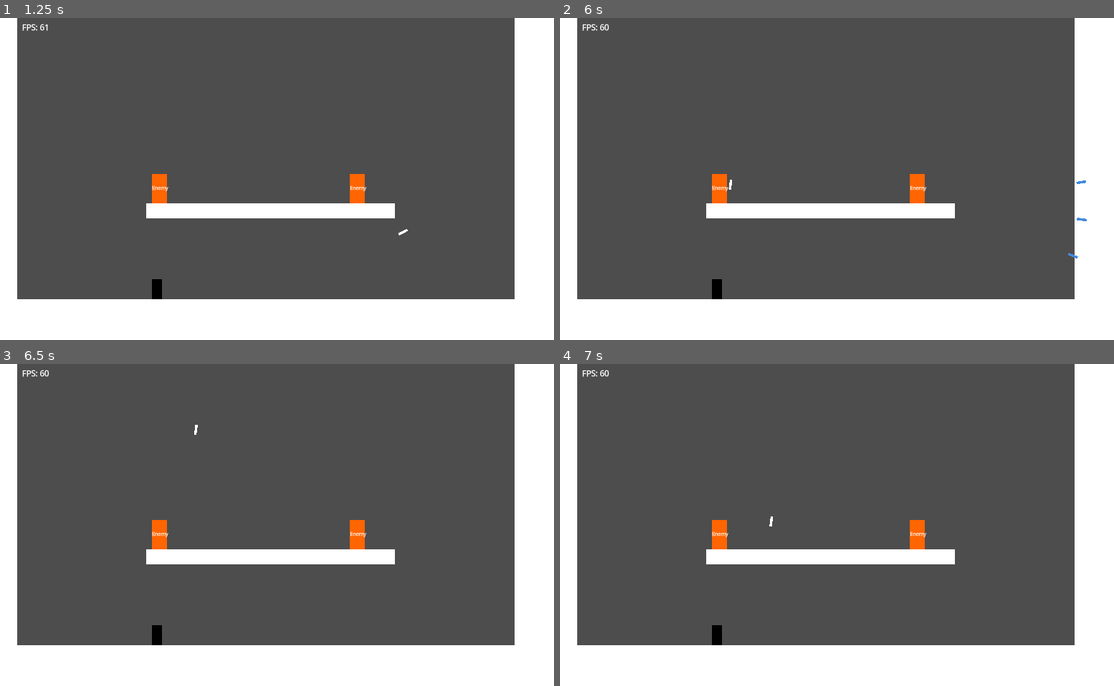
Above: before the commit, frames 1-4 (two rows, left to right).
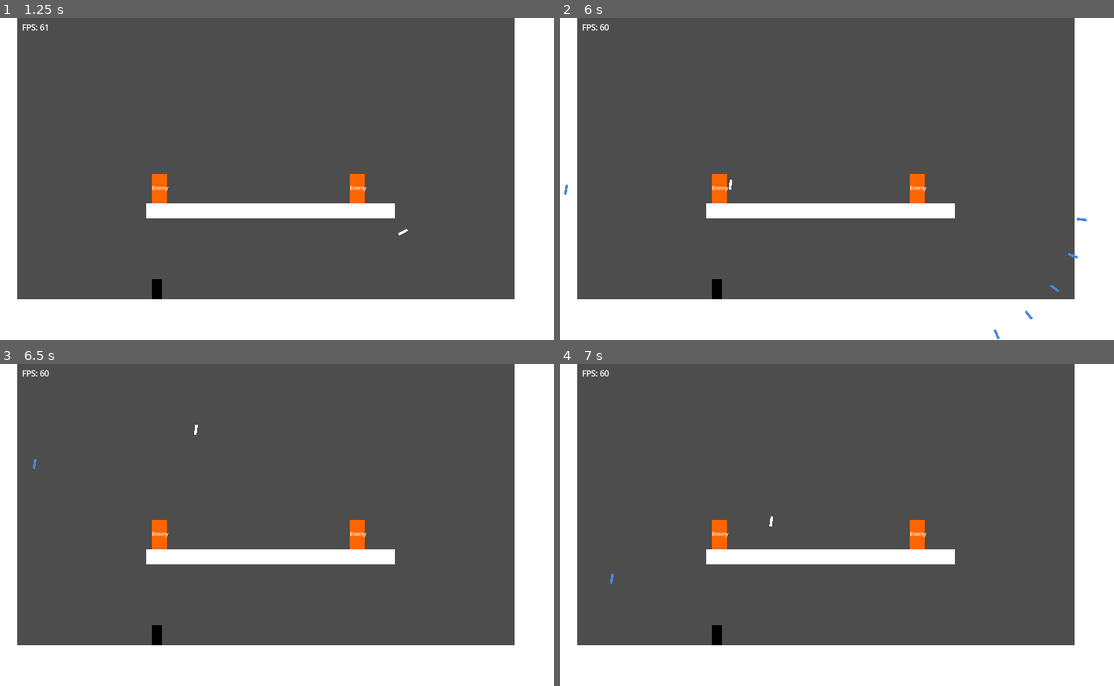
Above: after the commit, the same moments.

Repository: hpi-swa-lab/godot-pronto
Game: Godot game, scene res://prototypes/i2w1-Terraria-Bow.tscn
Two runs of this game, one before a commit and one after it. Both use one fixed random seed, a clock stepped at 60 frames per second and the inputs below. The project has no main scene, so this scene is started directly.
Inputs (mouse positions are in pixels of both pictures, inside the frame that each line leads up to):
- Up to frame 1 (1.25 s): tap Enter at 0.5 s; move the mouse to (393, 162) at 0.52 s; hold Right (ui_right) from 0.53 s (still down); tap J at 0.6 s; click (393, 162) at 0.67 s; tap Up (ui_up) at 0.77 s
- Up to frame 2 (6 s): release Right (ui_right) at 1.25 s; tap Space at 1.25, 4.25, 5.75 s; drag from (715, 195) to (798, 243) at 1.27 s; move the mouse to (886, 108) at 2.02 s; hold Left (ui_left) 2.03-2.75 s; tap I at 2.1 s; tap Enter at 2.75, 5 s; drag from (798, 243) to (654, 130) at 2.77 s; move the mouse to (997, 227) at 3.52 s; hold Right (ui_right) 3.53-4.25 s; tap Tab at 3.6 s; tap Up (ui_up) at 3.77 s; drag from (654, 130) to (742, 98) at 4.27 s; move the mouse to (853, 179) at 5.02 s; hold Right (ui_right) 5.03-5.75 s; tap Keypad Enter at 5.1 s; click (853, 179) at 5.17 s; drag from (742, 98) to (715, 195) at 5.77 s
- Up to frame 3 (6.5 s): no input
- Up to frame 4 (7 s): move the mouse to (953, 508) at 6.52 s; hold Left (ui_left) from 6.53 s (still down); tap L at 6.6 s; tap Up (ui_up) at 6.77 s

Frame 1 is identical in both runs. In frame 2, less than 0.1% of the frame differs, in the area x 0-95%, y 50-100%; in frame 3, less than 0.1%; in frame 4, less than 0.1%.

Commit message:
add various value sliders

Diff:
--- a/prototypes/i2w1-Terraria-Bow.tscn
+++ b/prototypes/i2w1-Terraria-Bow.tscn
@@ -93,12 +93,13 @@
 only_if = "return true"
 expression = "var children = get_parent().get_node(\"Player\").get_children()
 var spawner = from.get_node(\"Spawner\")
-var step = deg_to_rad(15)
-var angle = -step
-for x in children:
-	var arrow = x.get_node(\"Arrow\")
+var arrow_count = from.get_node(\"NumberOfArrows\").value
+var step = deg_to_rad(from.get_node(\"SplitAngle\").value)
+var angle = -step * (arrow_count-1) / 2
+for child in children:
+	var arrow = child.get_node(\"Arrow\")
 	if arrow:
-		for i in range(3):
+		for i in range(arrow_count):
 			var direction = arrow.get_node(\"Move\").velocity.rotated(angle)
 			var position = arrow.global_position
 			angle += step
@@ -219,49 +220,63 @@
 to = 100.0
 value = 20.0
 
-[node name="Key" type="Node2D" parent="."]
+[node name="SplitButton" type="Node2D" parent="."]
 position = Vector2(452, 552)
 script = ExtResource("9_x4p0j")
 key = "Space"
 metadata/pronto_connections = [SubResource("Resource_ymhtu")]
 
-[node name="Spawner" type="Node2D" parent="Key"]
+[node name="Spawner" type="Node2D" parent="SplitButton"]
 position = Vector2(26, -15)
 script = ExtResource("3_uh4a8")
 metadata/pronto_connections = [SubResource("Resource_ap4bs")]
 
-[node name="SplitArrow" type="RigidBody2D" parent="Key/Spawner"]
+[node name="SplitArrow" type="RigidBody2D" parent="SplitButton/Spawner"]
 position = Vector2(36, 0)
 
-[node name="Placeholder" type="Node2D" parent="Key/Spawner/SplitArrow"]
+[node name="Placeholder" type="Node2D" parent="SplitButton/Spawner/SplitArrow"]
 script = ExtResource("2_nrhwd")
 color = Color(0.258824, 0.541176, 0.870588, 1)
 placeholder_size = Vector2(20, 5)
 
-[node name="Move" type="Node2D" parent="Key/Spawner/SplitArrow"]
+[node name="Move" type="Node2D" parent="SplitButton/Spawner/SplitArrow"]
 position = Vector2(24, -1)
 script = ExtResource("5_h05ko")
 acceleration = 20.0
 friction = 1.0
 rotated = true
 
-[node name="SplitArrowDamage" type="Node2D" parent="Key/Spawner/SplitArrow"]
+[node name="SplitArrowDamage" type="Node2D" parent="SplitButton/Spawner/SplitArrow"]
 position = Vector2(-137, -507)
 script = ExtResource("9_kml0a")
 to = 100.0
 value = 10.0
 
-[node name="EnemyCollision" type="Node2D" parent="Key/Spawner/SplitArrow"]
+[node name="EnemyCollision" type="Node2D" parent="SplitButton/Spawner/SplitArrow"]
 position = Vector2(21, -35)
 script = ExtResource("7_cog4u")
 limit_to_group = "enemy"
 metadata/pronto_connections = [SubResource("Resource_a7dwx"), SubResource("Resource_5h7l5")]
 
-[node name="WallCollision" type="Node2D" parent="Key/Spawner/SplitArrow"]
+[node name="WallCollision" type="Node2D" parent="SplitButton/Spawner/SplitArrow"]
 position = Vector2(40, 18)
 script = ExtResource("7_cog4u")
 limit_to_group = "ground"
 metadata/pronto_connections = [SubResource("Resource_spt21")]
+
+[node name="NumberOfArrows" type="Node2D" parent="SplitButton"]
+position = Vector2(-256, -521)
+script = ExtResource("9_kml0a")
+from = 3.0
+to = 9.0
+value = 5.0
+
+[node name="SplitAngle" type="Node2D" parent="SplitButton"]
+position = Vector2(-302, -521)
+script = ExtResource("9_kml0a")
+from = 1.0
+to = 30.0
+value = 15.0
 
 [node name="Ground" type="StaticBody2D" parent="." groups=["ground"]]
 position = Vector2(577, 629)
